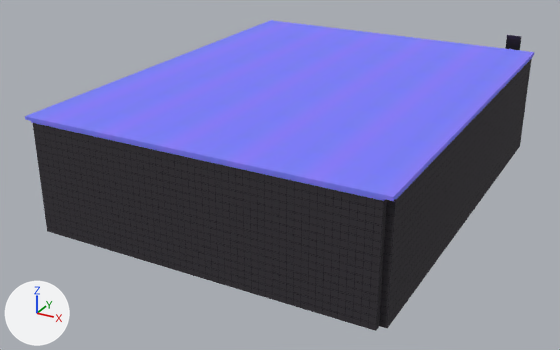
The glTF model levels/assembly_ascent/mobile/level_mobile.glb, before and after one commit.
One viewpoint serves both versions: a 50 mm camera at (105.9, -213.9, 107.1) aimed at (-9.4, -4.2, 2.2). Arrows for +X, +Y and +Z are at lower left; the lights stay in place. The picture after the commit comes second.

Objects in the first picture: 'Ceiling__ceiling', 'M_structure_b_0_0', 'M_wall_0_0' and 1 more.
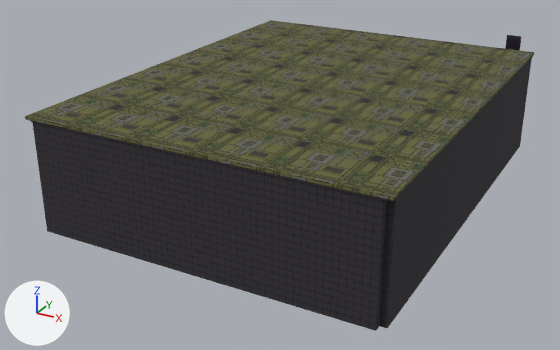
Diff of the bpy script that builds the scene:
```diff
--- a/levels/assembly_ascent/mobile/level_mobile.glb.py
+++ b/levels/assembly_ascent/mobile/level_mobile.glb.py
@@ mat_structure_b @@
 mat_structure_b = principled_material('structure_b')
-mat_structure_b.texture = img_image_8
+mat_structure_b.texture = img_image_10
 mat_structure_b.roughness = 1.0
@@ mat_ceiling @@
 mat_ceiling = principled_material('ceiling')
-mat_ceiling.texture = img_image_13
+mat_ceiling.texture = img_image_15
 mat_ceiling.roughness = 1.0
```

Pixel boxes [x1, y1, x2, y2] of what changed, in the pictures (560 x 350 px):
'Ceiling__ceiling', surface changed (blue to yellow)
    both: [25, 20, 535, 201]
'M_structure_b_0_0', surface changed
    both: [31, 58, 532, 201]
